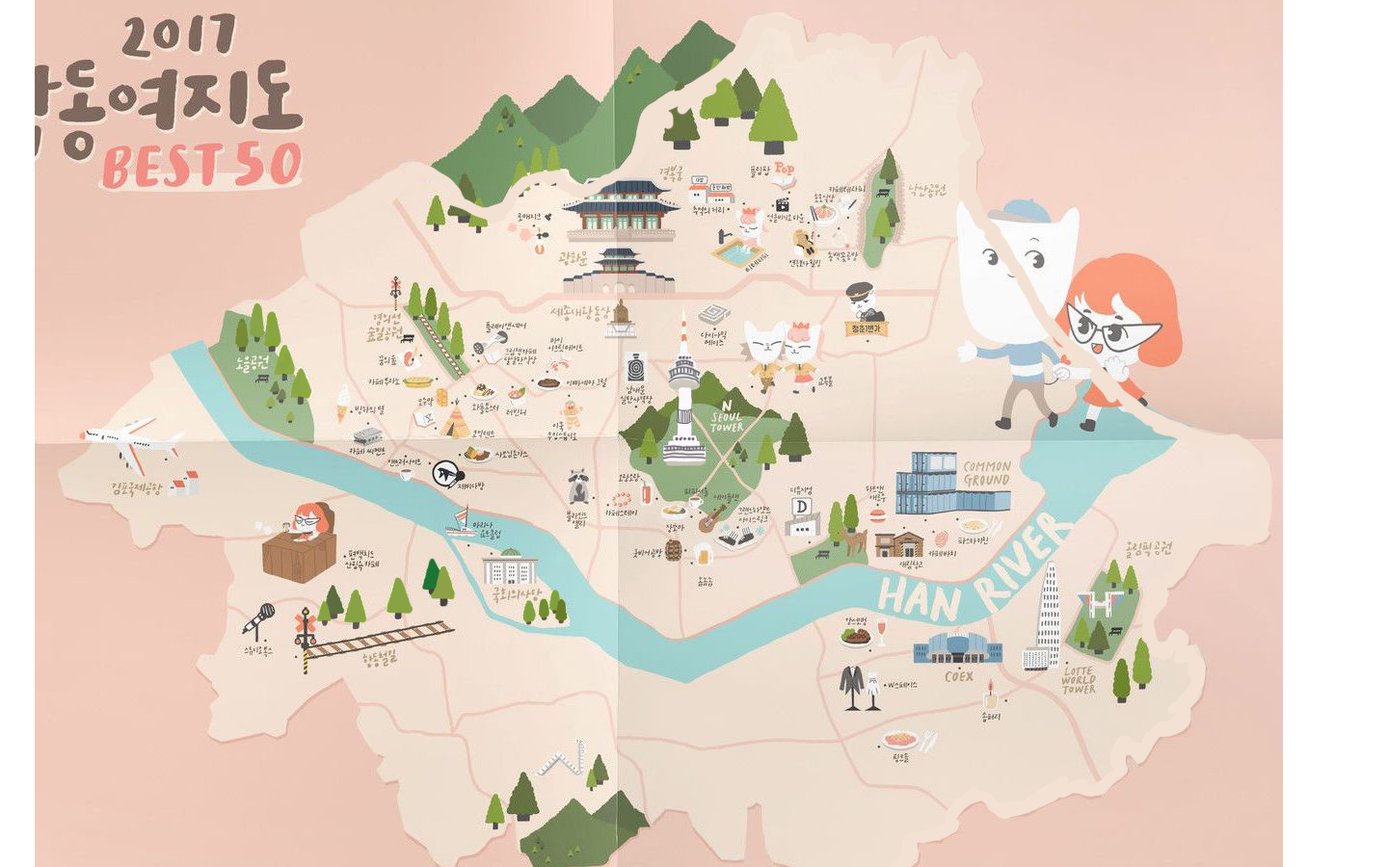
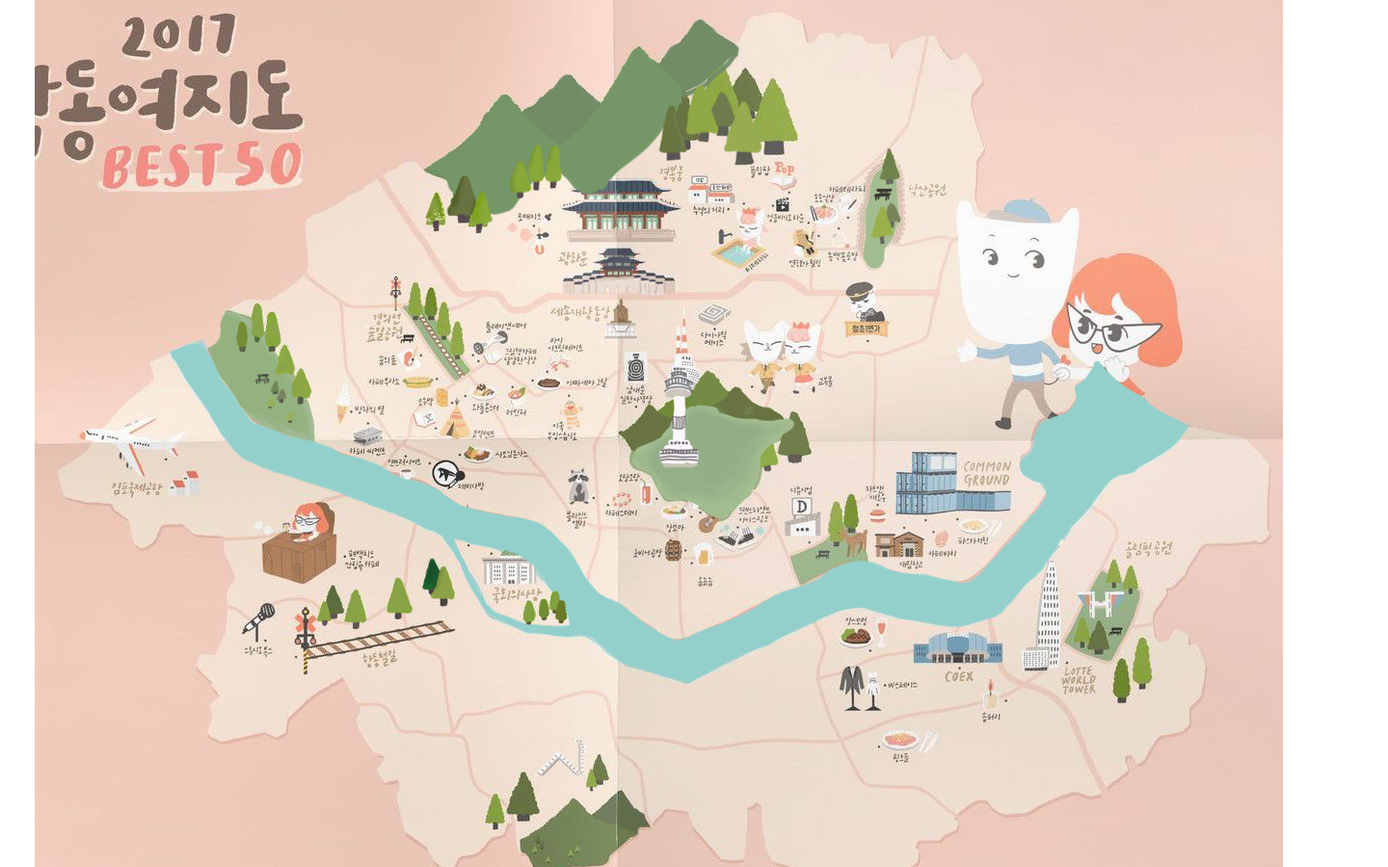
Revision of a layered 1388x867 image; what changed, layer by layer:
renamed "Layer 3" to "배경", painted on it over bbox(235, 83, 901, 631)
added layer "Layer 3" in group "Artboard 1" over bbox(169, 107, 1189, 686)
renamed "Layer 1" to "서울배경", hid it, moved it above "Layer 4", painted on it over bbox(169, 13, 1272, 867)
painted on "Layer 4" over bbox(238, 48, 709, 631)
moved "Layer 5" above "Layer 2", painted on it over bbox(515, 18, 741, 153)
